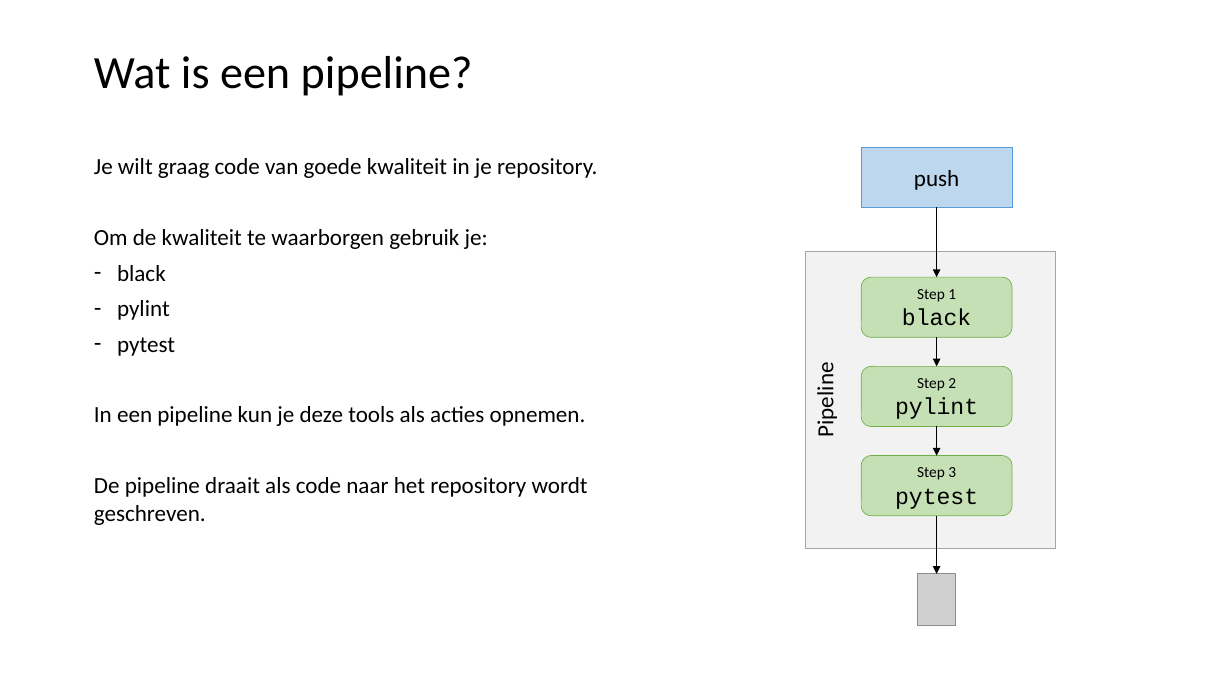
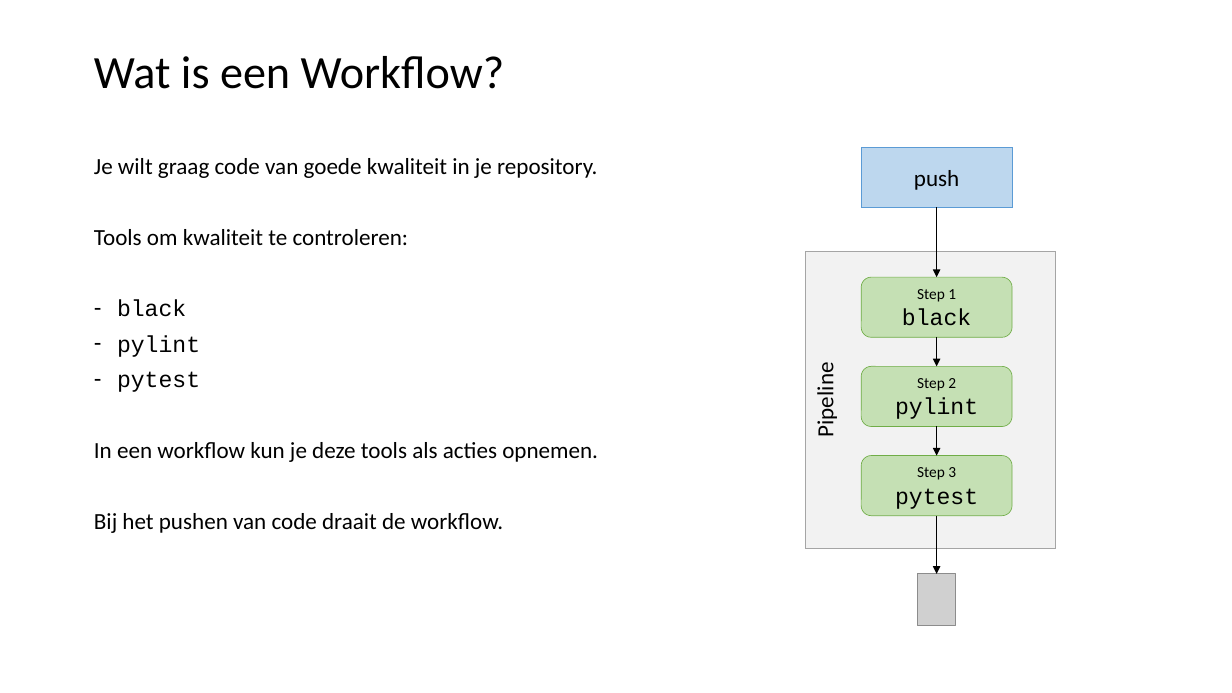
Before and after one commit to LFKoning/knowledge-sharing, a slide deck: slide 27 of git_course/2_collaboration/git_collaboration.pptx (slide 34 before the commit). Drawn at 1232x693 pixels with LibreOffice and Linux fonts; fonts in the diff are those of the drawing; grey boxes stand for pictures. Boxes give left, top, right and bottom in pixels: in the first picture for what was removed or moved away, otherwise in the second. Text is boxed around its words. In the diff, an @@ line names an element or a change of style, - is before the commit and + after.

```diff
--- a/git_course/2_collaboration/git_collaboration.pptx
+++ b/git_course/2_collaboration/git_collaboration.pptx
@@ title at [94, 56, 505, 89]: text changed @@
-Wat is een pipeline?
+Wat is een Workflow?
@@ text at [94, 229, 409, 245]: text changed @@
-Om de kwaliteit te waarborgen gebruik je:
+Tools om kwaliteit te controleren:
@@ text at [117, 299, 200, 392]: font Calibri to Courier New in "black", "pylint", "pytest" @@
@@ text at [94, 442, 598, 533]: text changed @@
-In een pipeline kun je deze tools als acties opnemen.
-De pipeline draait als code naar het repository wordt geschreven.
+In een workflow kun je deze tools als acties opnemen.
+Bij het pushen van code draait de workflow.
```
Also in this commit, not shown: 48 other slides changed, 7 slides added, 4 slides removed, 2 other files.
